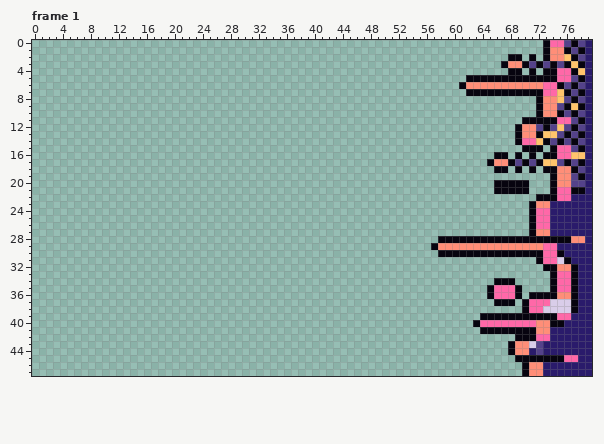
File history of a pixel-art file, art/office/faces/takeover.aseprite. The picture above is the old version.
80x48 pixels, 8 frames. Shown: frame 1. The commit also changed other frames, which this record leaves out.
After the commit:
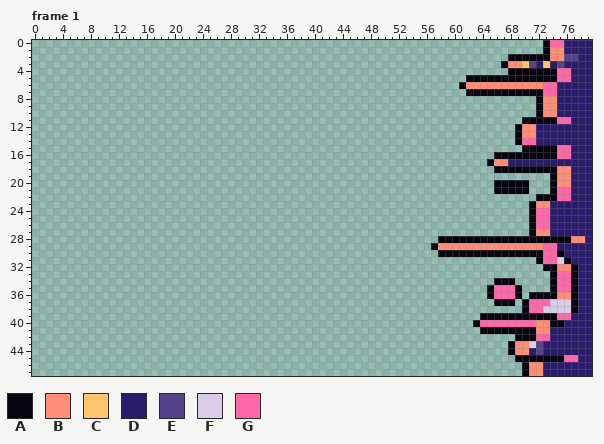
Palette (. is transparent): A #07040f  B #ff8e78  C #ffc46c  D #2a1b6b  E #54428a  F #d9cde9  G #ff68a8
Difference:
Changed rows in their new state; - is an unchanged pixel.
Frame 1:
first column x 68:
 0 --------DDD
 1 --------DDD
 2 --A-A---EED
 3 --C-DCD-DDD
 4 --A-A----DD
 5 ---------DD
 6 -------DDDD
 7 -------DDDD
 8 -------DDDD
 9 -------DDDD
10 -------DDDD
11 ---------DD
12 ----DDDDDDD
13 ----DDDDDDD
14 ----DDDDDDD
15 -----A---DD
16 A-A-A----DD
17 DDDDDDDDDDD
18 A-A-A----DD
19 ---------DD
20 ---------DD
21 ---------DD
Boxes around the changes in both pictures, in picture pixels (x1, y1, x2, y2):
changed: (508, 40, 585, 194)
